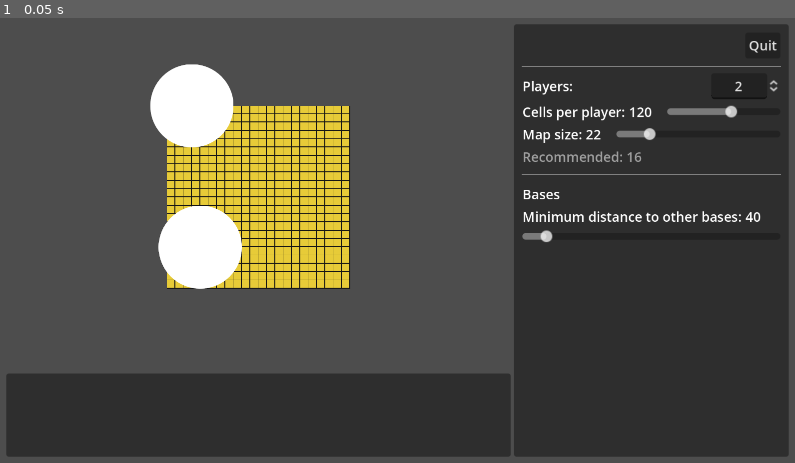
Above: before the commit, frame 1.
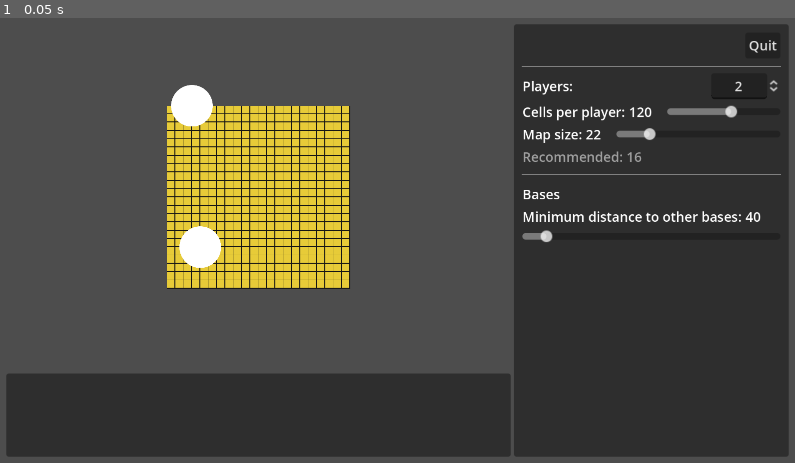
Above: after the commit, the same moment.

Repository: wadcom/kisarra-mapgen
Game: Godot game, scene res://main.tscn
The game is run twice, just before and just after one commit, with the same random seed, the same clock (stepped at 60 frames per second) and the same inputs.
Inputs:
- Up to frame 1 (0.05 s): no input

The runs differ from the first frame. In frame 1, 2.4% of the frame differs, in the area x 18-31%, y 10-61%.

Commit message:
Set cell side to 20kms

Diff:
--- a/globals.gd
+++ b/globals.gd
@@ -1,2 +1,2 @@
 const PIXELS_PER_CELL_SIDE = 10
-const CELL_SIDE_KMS = 10
+const CELL_SIDE_KMS = 20
